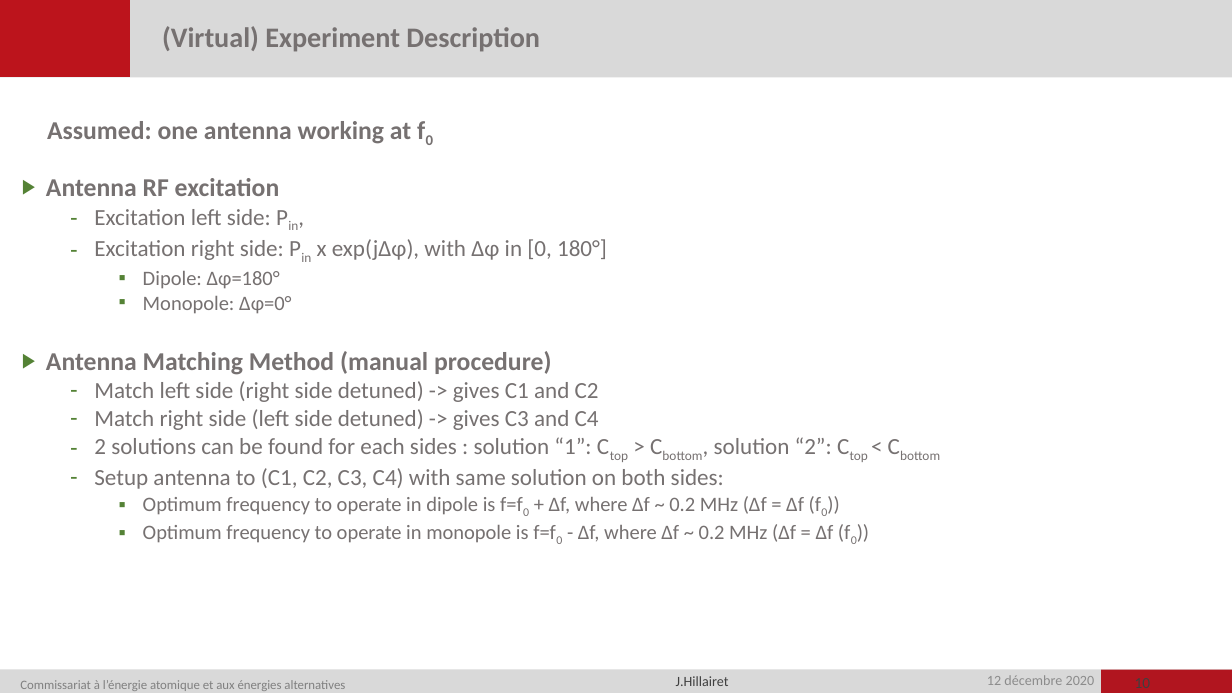
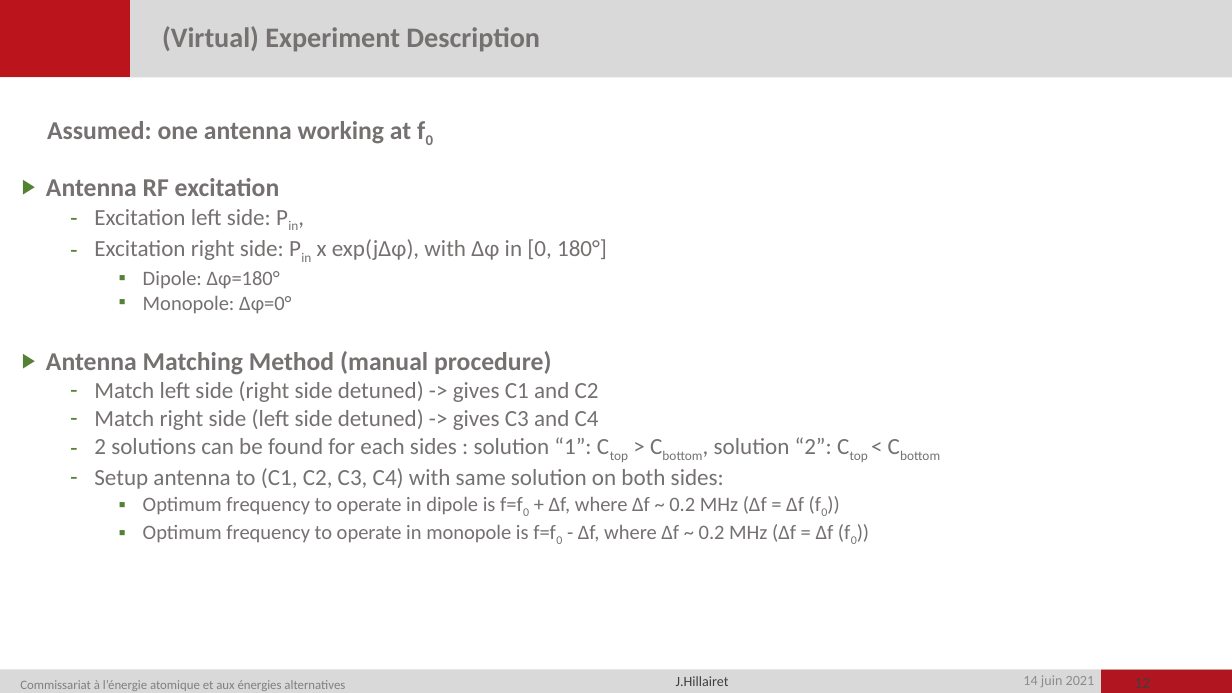
Before and after one commit to jhillairet/WEST_IC_antenna, a slide deck: slide 12 of doc/WEST_Antenna_Circuit_Model.pptx (slide 10 before the commit). Drawn at 1232x693 pixels with LibreOffice and Linux fonts; fonts in the diff are those of the drawing; background and template pictures are left out. Boxes give left, top, right and bottom in pixels: in the first picture for what was removed or moved away, otherwise in the second. Text is boxed around its words. In the diff, an @@ line names an element or a change of style, - is before the commit and + after.

```diff
--- a/doc/WEST_Antenna_Circuit_Model.pptx
+++ b/doc/WEST_Antenna_Circuit_Model.pptx
@@ text at (1023, 675, 1095, 687): text changed @@
-12 décembre 2020
+14 juin 2021
@@ page number at (1135, 678, 1151, 688): text changed @@
-10
+12
```
Also in this commit, not shown: 8 other slides changed, 2 slides added, 11 other files.
